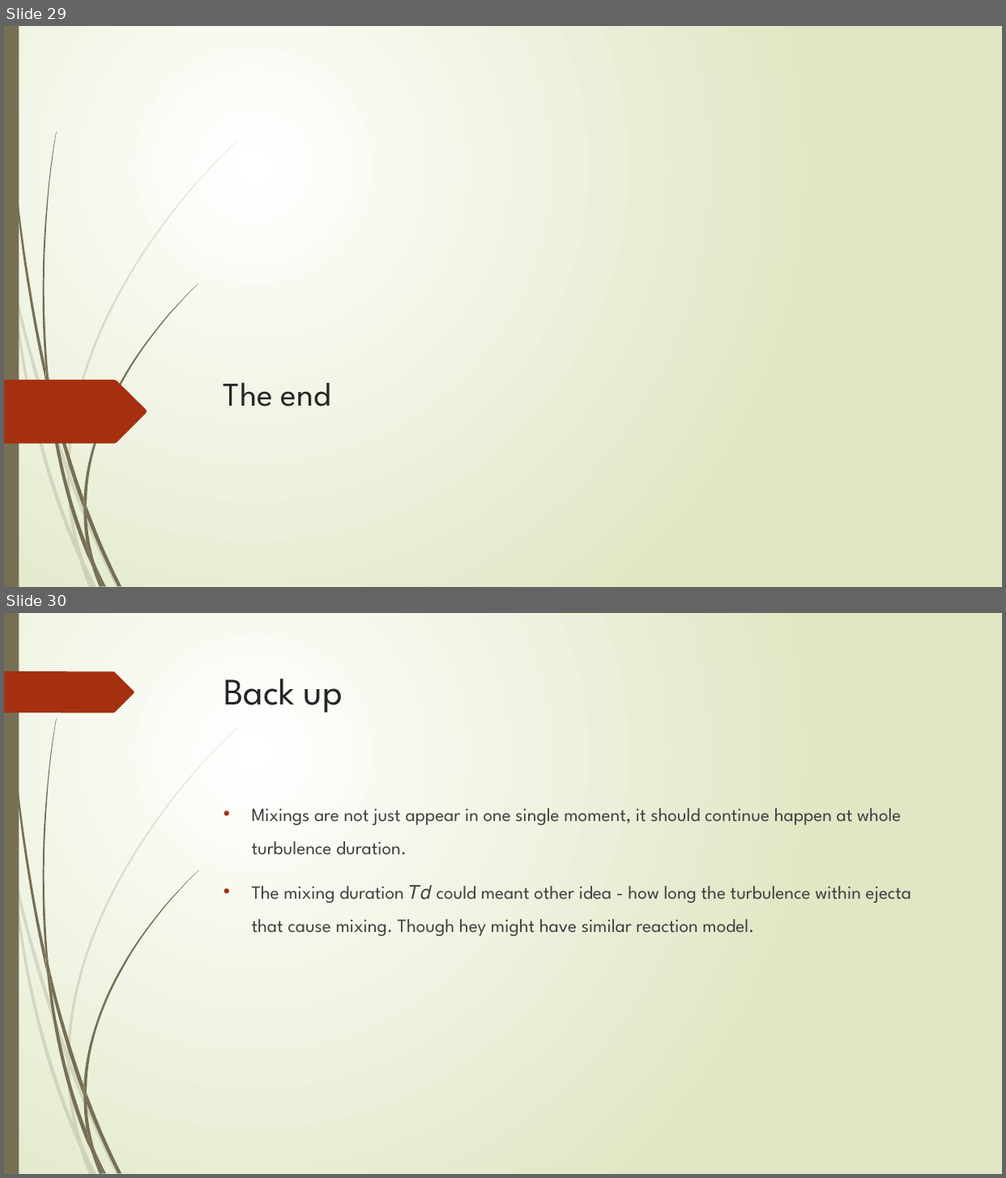
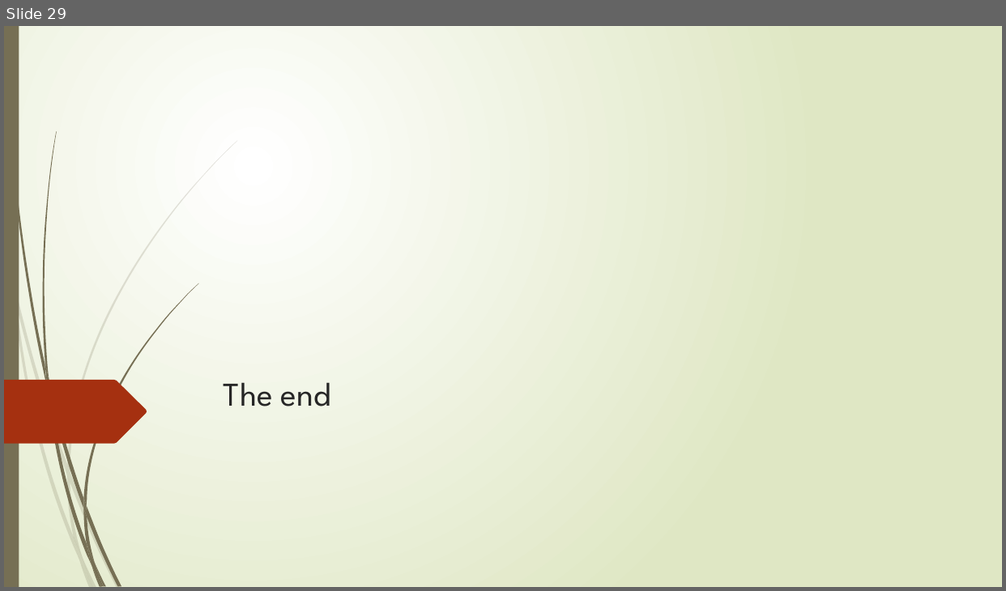
Before and after one commit to TsunSungKuo/ComputAstroPhys_GroupReport, a slide deck: ca_team_project.pptx. Shown one above the other, each under a label of ours: slides 29 and 30 before the commit, slide 29 after it. The pictures are 1006x1178 and 1006x591 pixels, drawn with LibreOffice and Linux fonts; fonts in the diff are those of the drawing. Boxes give left, top, right and bottom in pixels: in the first picture for what was removed or moved away, otherwise in the second. Text is boxed around its words. In the diff, an @@ line names an element or a change of style, - is before the commit and + after.

```diff
--- a/ca_team_project.pptx
+++ b/ca_team_project.pptx
@@ slide 30 removed at bbox=[4, 613, 1002, 1174], background gradient #FFFFFF to #DFE8C4; not listed: 23 template elements that a slide beside it also shows @@
@@ freeform shape removed at bbox=[4, 671, 134, 713] @@
@@ title removed at bbox=[224, 679, 343, 713] @@
-Back up
@@ text removed at bbox=[252, 808, 912, 936] @@
-• Mixings are not just appear in one single moment, it should continue happen at whole turbulence duration.
-• The mixing duration 𝑇𝑑 could meant other idea - how long the turbulence within ejecta that cause mixing. Though hey might have similar reaction model.
```
Also in this commit, not shown: 1 slide changed, 5 slides added.
